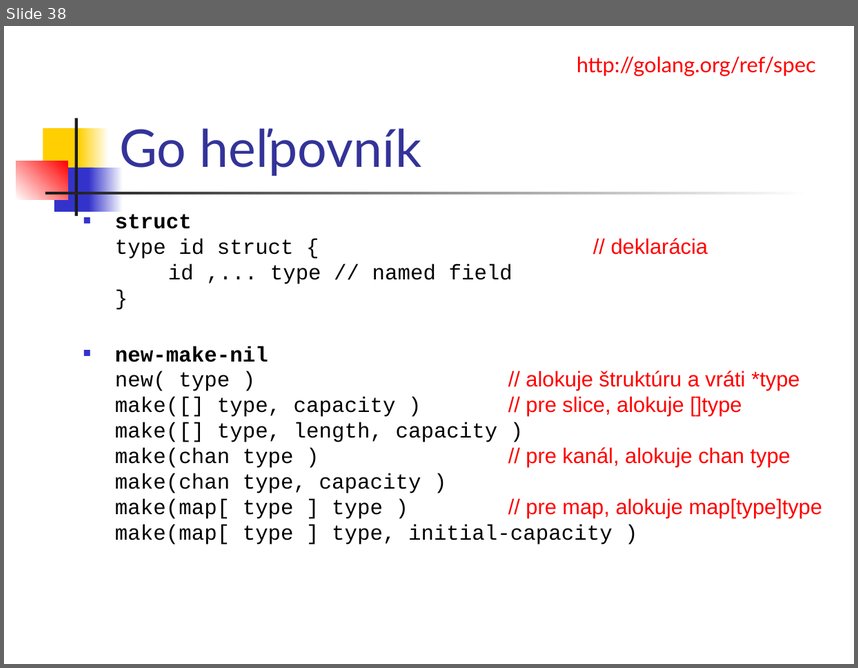
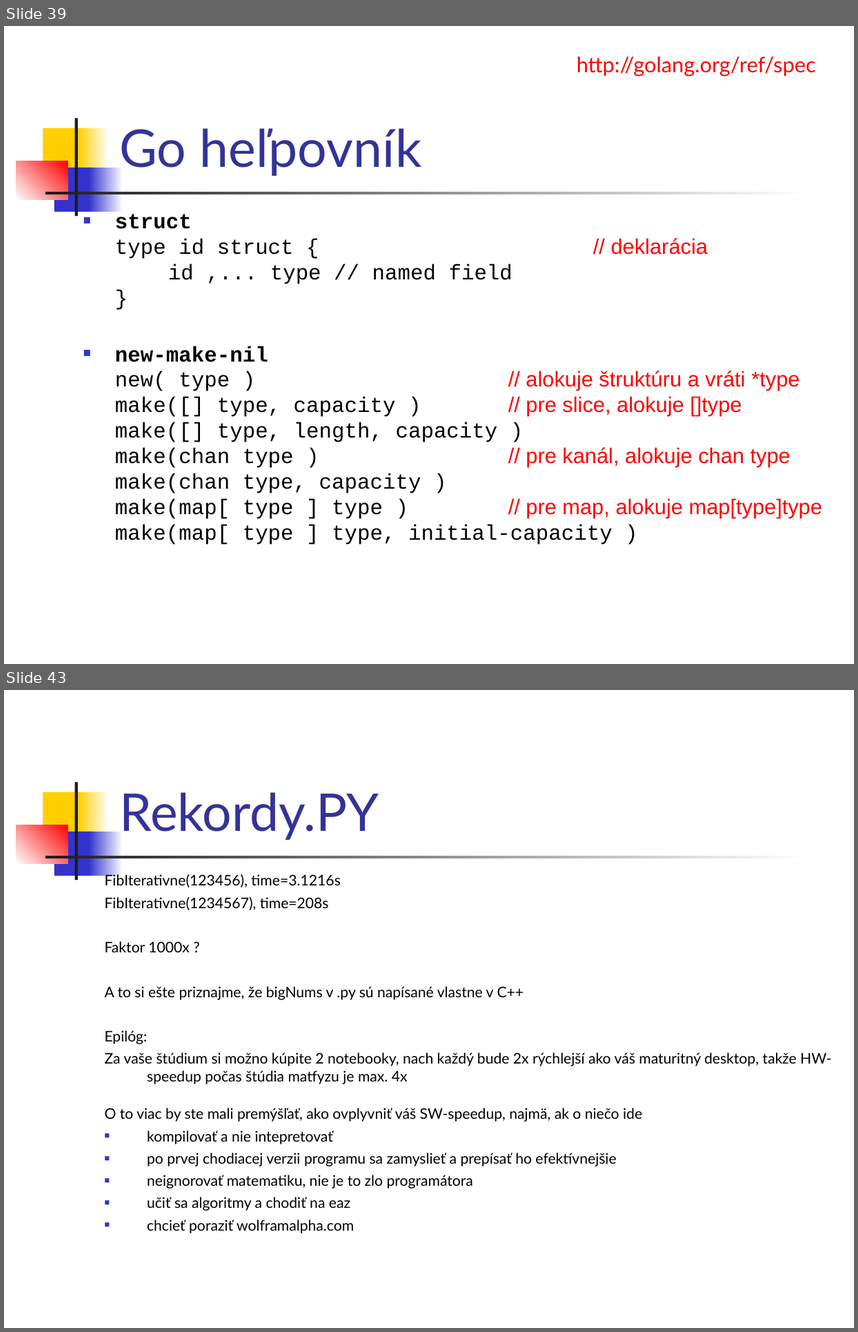
Before and after one commit to paradigmy/Prednasky, a slide deck: 02/go1.ppt. Shown one above the other, each under a label of ours: slide 38 before the commit, slides 39 and 43 after it; the slides between them are not shown. The pictures are 858x668 and 858x1332 pixels, drawn with LibreOffice and Linux fonts; fonts in the diff are those of the drawing. Boxes give left, top, right and bottom in pixels: in the first picture for what was removed or moved away, otherwise in the second. Text is boxed around its words. In the diff, an @@ line names an element or a change of style, - is before the commit and + after.

```diff
--- a/02/go1.ppt
+++ b/02/go1.ppt
@@ slide 43 added at bbox=[4, 690, 854, 1328], background #FFFFFF; not listed: 7 template elements that a slide beside it also shows @@
@@ title added at bbox=[119, 792, 379, 840], 44 pt, text #333399 @@
+Rekordy.PY
@@ text added at bbox=[105, 873, 832, 1233], 12.4 pt, text #000000 @@
+FibIterativne(123456), time=3.1216s
+FibIterativne(1234567), time=208s
+Faktor 1000x ?
+A to si ešte priznajme, že bigNums v .py sú napísané vlastne v C++
+Epilóg:
+Za vaše štúdium si možno kúpite 2 notebooky, nach každý bude 2x rýchlejší ako váš maturitný desktop, takže HW-speedup počas štúdia matfyzu je max. 4x
+O to viac by ste mali premýšľať, ako ovplyvniť váš SW-speedup, najmä, ak o niečo ide
+■ kompilovať a nie intepretovať
+■ po prvej chodiacej verzii programu sa zamyslieť a prepísať ho efektívnejšie
+■ neignorovať matematiku, nie je to zlo programátora
+■ učiť sa algoritmy a chodiť na eaz
+■ chcieť poraziť wolframalpha.com
@@ what was slide 38 is now slide 39 @@
```
Also in this commit, not shown: 1 slide changed, 3 other slides added, 1 other file.
